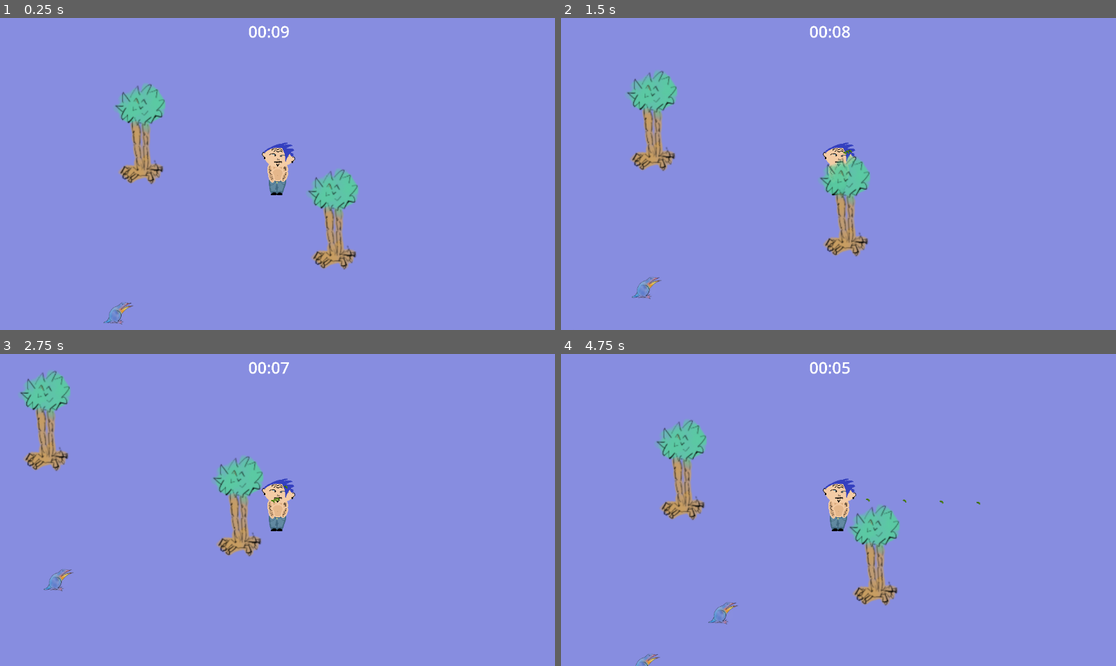
Above: before the commit, frames 1-4 (two rows, left to right).
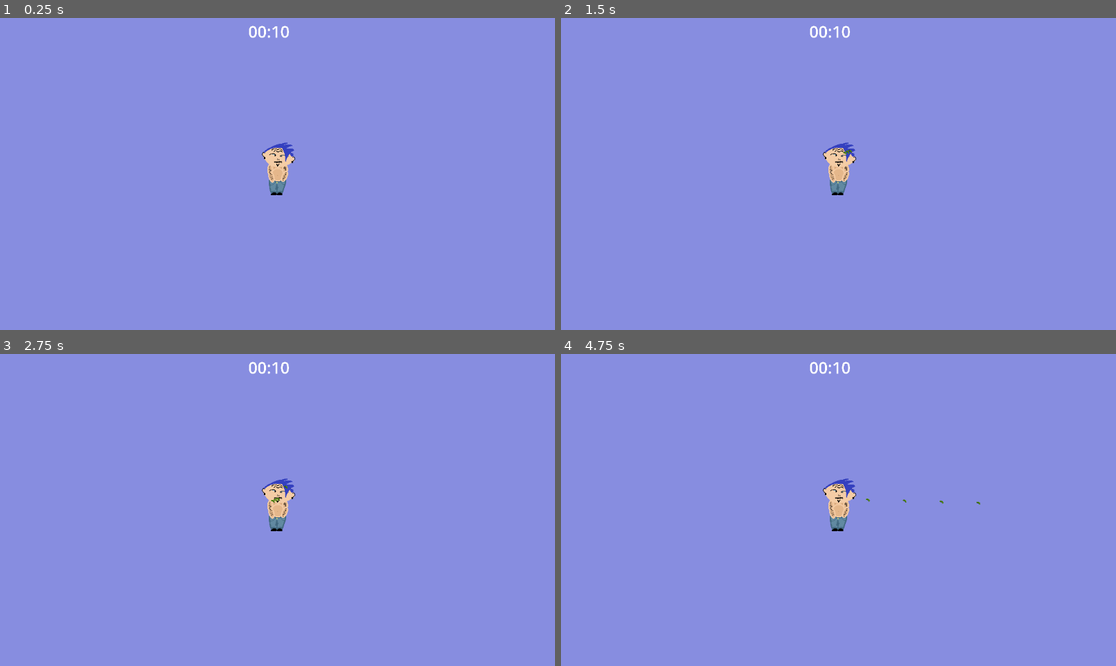
Above: after the commit, the same moments.

Repository: AKHarrison/UtheBomb
Game: Godot game, scene res://Scenes/utb.tscn
Two runs of this game, one before a commit and one after it. Both use one fixed random seed, a clock stepped at 60 frames per second and the inputs below.
Inputs:
- Up to frame 1 (0.25 s): no input
- Up to frame 2 (1.5 s): hold Right (ui_right) 0.53-1.28 s; hold Down (ui_down) from 1.28 s (still down)
- Up to frame 3 (2.75 s): release Down (ui_down) at 2.03 s; hold Right (ui_right) from 2.03 s (still down)
- Up to frame 4 (4.75 s): release Right (ui_right) at 2.78 s; hold Up (ui_up) 2.78-3.53 s; hold Left (ui_left) from 3.53 s (still down)

The runs differ from the first frame. In frame 1, 3.5% of the frame differs, in the area x 18-65%, y 2-99%; in frame 2, 3.5%; in frame 3, 3.5%; in frame 4, 3.6%, in the area x 13-62%, y 2-100%.

Commit message:
Add files via upload

Diff:
--- a/uthebomb/Scenes/utb.tscn
+++ b/uthebomb/Scenes/utb.tscn
@@ -33,14 +33,14 @@
 color = Color(0.52999, 0.554277, 0.877699, 1)
 
 [node name="ColorRect4" type="ColorRect" parent="CanvasLayer"]
-offset_left = 6277.0
-offset_top = 3547.0
-offset_right = 17842.0
-offset_bottom = 10016.0
+offset_left = 6325.0
+offset_top = 3537.0
+offset_right = 17890.0
+offset_bottom = 10006.0
 color = Color(0.852367, 0.763783, 0.89427, 1)
 
 [node name="player" parent="." instance=ExtResource("1_g8rec")]
-position = Vector2(1784, -1443)
+position = Vector2(7930, -473)
 
 [node name="flurp" parent="." instance=ExtResource("2_lb6ge")]
 position = Vector2(-188, 278)
--- a/uthebomb/Scripts/Player/head.gd
+++ b/uthebomb/Scripts/Player/head.gd
@@ -3,7 +3,7 @@
 @onready var timer = $Timer
 
 var is_timer_running = false
-var enemies_in_range = get_overlapping_bodies()
+
 var ammo_types = [
 	preload("res://Scenes/pickle.tscn"),
 	preload("res://Scenes/pinkpickle.tscn")
@@ -11,6 +11,8 @@
 var current_ammo_index = 0
 const AMMO_DAMAGE = 0.5
 
+func _ready():
+	GlobalAutoload.timer.timeout.connect(_physics_process)
 
 func _input(event):
 	if event.is_action_pressed("ui_fire"):
@@ -27,9 +29,16 @@
 
 
 func _physics_process(delta):
+	var enemies_in_range = get_overlapping_bodies()
 	if enemies_in_range.size() > 0:
 		var target_enemy = enemies_in_range.front()
 		look_at(target_enemy.global_position)
+		GlobalAutoload.timer.paused = false
+	else:
+		GlobalAutoload.timer.paused = true
+
+
+
 
 
 
@@ -41,7 +50,6 @@
 	%Mouth.add_child((new_ammo))
 
 
-
 func change_ammo():
 	current_ammo_index = (current_ammo_index + 1) % ammo_types.size()
 
